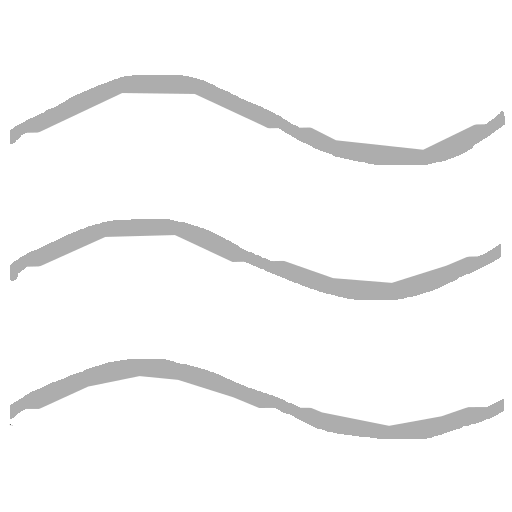
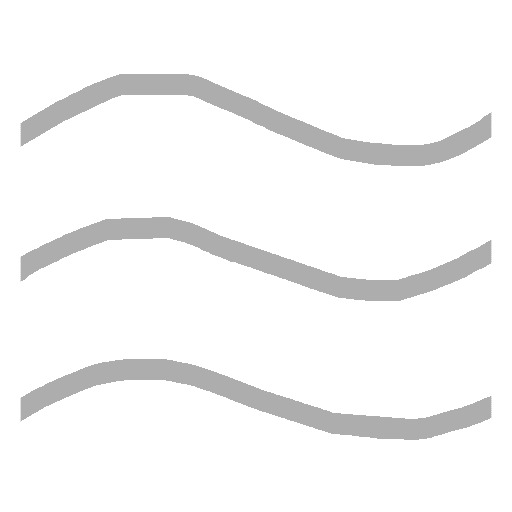
Layer changes from the first (512, 512) image to the second:
painted on "Layer #2" over left=9, top=74, right=505, bottom=440
